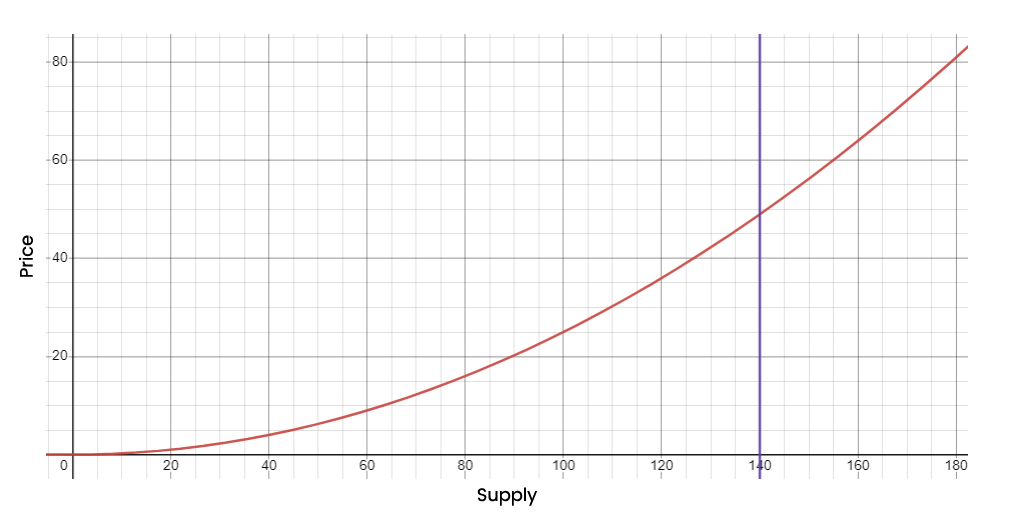
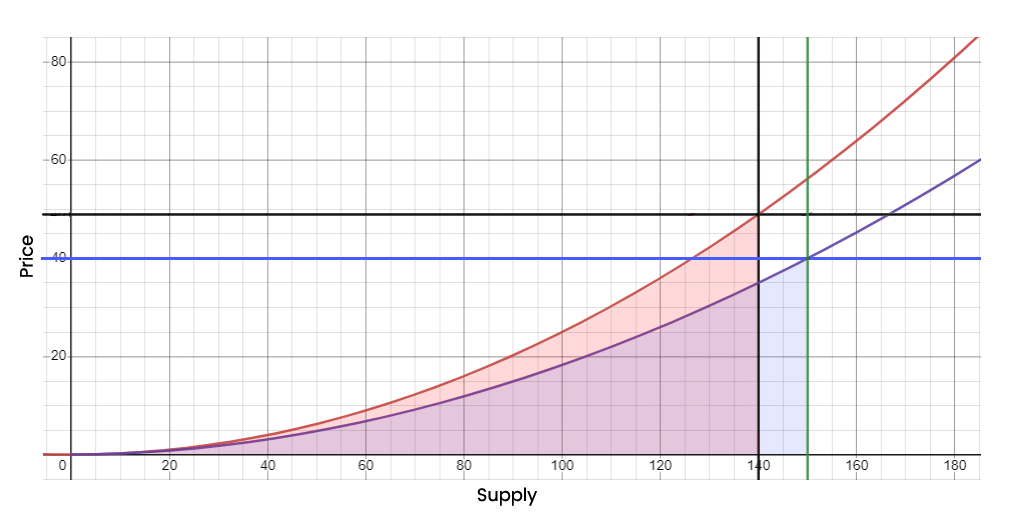
Comparing the layer stacks of the two 1014 × 515 images. Changes:
added layer "Layer 7" above "Layer 4" over [41, 257, 981, 260]
added layer "Layer 4" (10%) above "Area 140" over [150, 260, 807, 455]
added layer "Area 140" (15%) above "Layer 5" over [146, 217, 759, 455]
added layer "Layer 5" above "Layer 6" over [42, 212, 980, 217]
added layer "Layer 6" above "Layer 3" over [43, 213, 981, 216]
added layer "Layer 3" above "(140)(150)" over [41, 37, 981, 480]
renamed "Layer 1" to "(140)", hid it over [46, 34, 968, 479]
